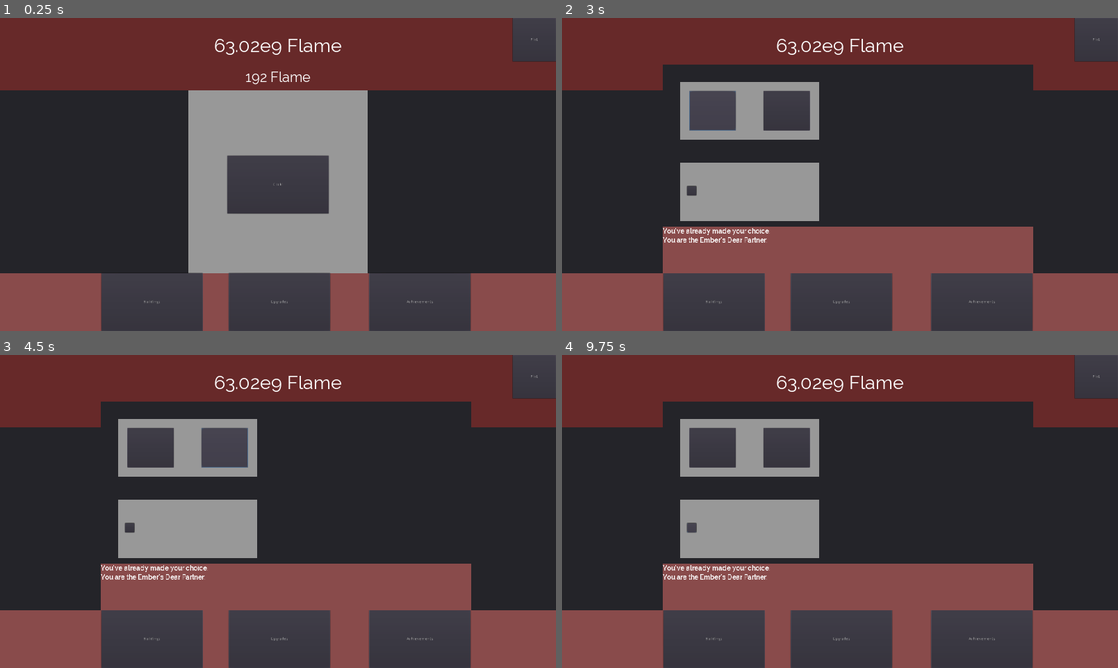
Above: before the commit, frames 1-4 (two rows, left to right).
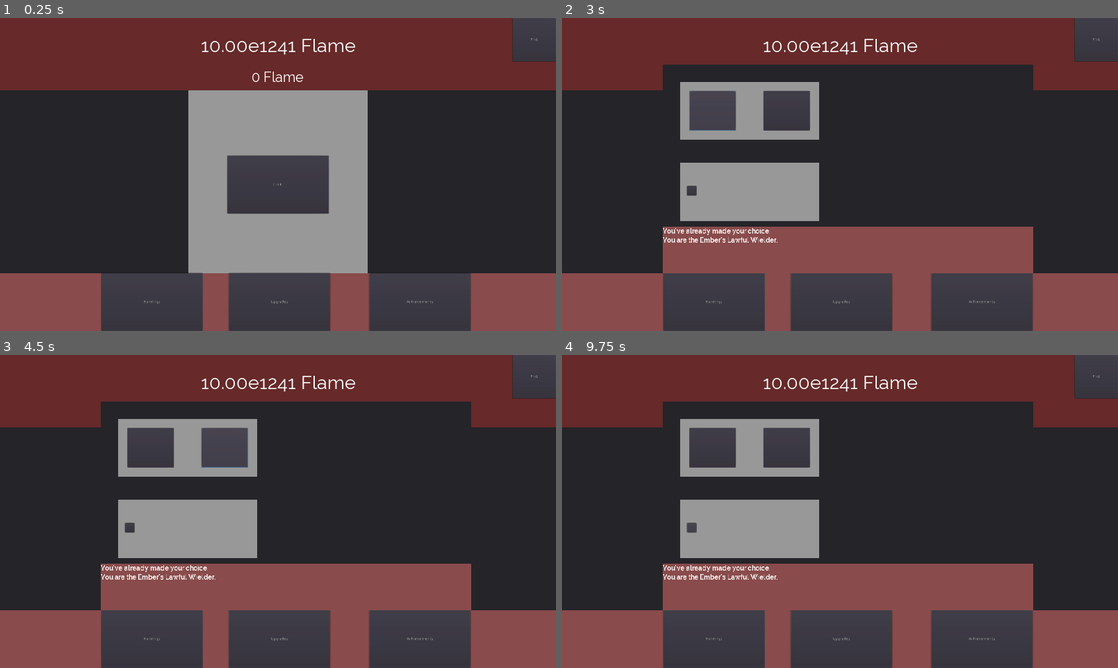
Above: after the commit, the same moments.

Repository: PeaPodsYuu/Ember_Idle
Game: Godot game, scene res://Scenes/Main/MainScreen.tscn
Two runs of this game, one before a commit and one after it. Both use one fixed random seed, a clock stepped at 60 frames per second and the inputs below.
Inputs (mouse positions are in pixels of both pictures, inside the frame that each line leads up to):
- Up to frame 1 (0.25 s): no input
- Up to frame 2 (3 s): click "Plot" at 0.5 s; click "Click!" at 1.25 s; click "Upgrades" at 2 s; click (701, 99) at 2.75 s
- Up to frame 3 (4.5 s): click (172, 436) at 3.5 s; click (205, 436) at 4.25 s
- Up to frame 4 (9.75 s): click (795, 436) at 5 s; click (717, 461) at 5.75 s; click (751, 461) at 6.5 s; click (784, 461) at 7.25 s; click (712, 448) at 8 s; click (784, 448) at 8.75 s; click (689, 527) at 9.5 s

The runs differ from the first frame. In frame 1, 0.7% of the frame differs, in the area x 36-64%, y 6-22%; in frame 2, 0.7%; in frame 3, 0.7%; in frame 4, 0.7%.

Commit message:
Add files via upload

Diff:
--- a/SaveFile.json
+++ b/SaveFile.json
@@ -1 +1 @@
-{"buildings":[["6","47.076426","1"],["0","300","3"],["0","1500","10"],["0","9500","40"],["0","50000","0"],["0","32.1123e5","0"],["0","12.34568e7","0"],["0","10e10","0"]],"choice":"1","clickUpgrades":[["4687.5","1"],["63750","1"],["37.5e4","1"]],"money":"63.018114e9","moneyPerClick":"303","moneyPerSec":"192","permission":"2","realPayouts":["32"," …(111 unchanged characters)…
+{"buildings":[["0","15","1"],["0","300","3"],["0","1500","10"],["0","9500","40"],["0","50000","0"],["0","32.1123e5","0"],["0","50000","0"],["0","32.1123e5","0"],["0","123456789","0"],["0","99999999999","0"]],"choice":"1","clickUpgrades":[["4687.5","1"],["63750","1"],["37.5e4","1"]],"money":"10e1241","moneyPerClick":"111","moneyPerSec":"0","permission":"2","realPayouts":["32"," …(111 unchanged characters)…
--- a/Scenes/Shop/Shop.gd
+++ b/Scenes/Shop/Shop.gd
@@ -1,7 +1,7 @@
 extends Panel
 
 var game_data = {
-	"buildings" : [["0","15","1"],["0","300","3"],["0","1500","10"],["0","9500","40"],["0","50000","0"],["0","3211230","0"],["0","123456789","0"],["0","99999999999","0"]],
+	"buildings" : [["0","15","1"],["0","300","3"],["0","1500","10"],["0","9500","40"],["0","50000","0"],["0","3211230","0"],["0","50000","0"],["0","3211230","0"],["0","123456789","0"],["0","99999999999","0"]],
 	"realPayouts" : ["1","3","10","40"],
 	"permission" : "1"
 }
@@ -27,8 +27,12 @@
 		get_node("Building3").show()
 		get_node("Building4").show()
 		if int(permission) == 2:
-			get_node("Building5").show()
-			get_node("Building6").show()
+			if int(game_data.choice) == 1:
+				get_node("Building5A").show()
+				get_node("Building6A").show()
+			if int(game_data.choice) == 2:
+				get_node("Building5B").show()
+				get_node("Building6B").show()
 			if int(permission) == 3:
 				get_node("Building7").show()
 				get_node("Building8").show()
--- a/Scenes/Shop/Shop.tscn
+++ b/Scenes/Shop/Shop.tscn
@@ -142,59 +142,117 @@
 margin_right = 430.0
 margin_bottom = 175.0
 
-[node name="Building5" type="Panel" parent="."]
-margin_left = 555.0
-margin_top = 275.0
-margin_right = 1035.0
-margin_bottom = 475.0
-custom_styles/panel = SubResource( 1 )
-
-[node name="Icon" type="Panel" parent="Building5"]
-margin_left = 25.0
-margin_top = 25.0
-margin_right = 184.0
-margin_bottom = 175.0
-
-[node name="Price" type="Label" parent="Building5"]
-margin_left = 184.0
-margin_top = 25.0
-margin_right = 480.0
-margin_bottom = 115.0
-custom_fonts/font = SubResource( 3 )
-text = "Building Name"
-align = 1
-valign = 1
-
-[node name="Button" type="Button" parent="Building5"]
-margin_left = 230.0
-margin_top = 115.0
-margin_right = 430.0
-margin_bottom = 175.0
-
-[node name="Building6" type="Panel" parent="."]
+[node name="Building5A" type="Panel" parent="."]
+margin_left = 555.0
+margin_top = 275.0
+margin_right = 1035.0
+margin_bottom = 475.0
+custom_styles/panel = SubResource( 1 )
+
+[node name="Icon" type="Panel" parent="Building5A"]
+margin_left = 25.0
+margin_top = 25.0
+margin_right = 184.0
+margin_bottom = 175.0
+
+[node name="Price" type="Label" parent="Building5A"]
+margin_left = 184.0
+margin_top = 25.0
+margin_right = 480.0
+margin_bottom = 115.0
+custom_fonts/font = SubResource( 3 )
+text = "Building Name"
+align = 1
+valign = 1
+
+[node name="Button" type="Button" parent="Building5A"]
+margin_left = 230.0
+margin_top = 115.0
+margin_right = 430.0
+margin_bottom = 175.0
+
+[node name="Building5B" type="Panel" parent="."]
+margin_left = 555.0
+margin_top = 275.0
+margin_right = 1035.0
+margin_bottom = 475.0
+custom_styles/panel = SubResource( 1 )
+
+[node name="Icon" type="Panel" parent="Building5B"]
+margin_left = 25.0
+margin_top = 25.0
+margin_right = 184.0
+margin_bottom = 175.0
+
+[node name="Price" type="Label" parent="Building5B"]
+margin_left = 184.0
+margin_top = 25.0
+margin_right = 480.0
+margin_bottom = 115.0
+custom_fonts/font = SubResource( 3 )
+text = "Building Name"
+align = 1
+valign = 1
+
+[node name="Button" type="Button" parent="Building5B"]
+margin_left = 230.0
+margin_top = 115.0
+margin_right = 430.0
+margin_bottom = 175.0
+
+[node name="Building6A" type="Panel" parent="."]
 margin_left = 555.0
 margin_top = 475.0
 margin_right = 1035.0
 margin_bottom = 675.0
 custom_styles/panel = SubResource( 1 )
 
-[node name="Icon" type="Panel" parent="Building6"]
-margin_left = 25.0
-margin_top = 25.0
-margin_right = 184.0
-margin_bottom = 175.0
-
-[node name="Price" type="Label" parent="Building6"]
-margin_left = 184.0
-margin_top = 25.0
-margin_right = 480.0
-margin_bottom = 115.0
-custom_fonts/font = SubResource( 3 )
-text = "Building Name"
-align = 1
-valign = 1
-
-[node name="Button" type="Button" parent="Building6"]
+[node name="Icon" type="Panel" parent="Building6A"]
+margin_left = 25.0
+margin_top = 25.0
+margin_right = 184.0
+margin_bottom = 175.0
+
+[node name="Price" type="Label" parent="Building6A"]
+margin_left = 184.0
+margin_top = 25.0
+margin_right = 480.0
+margin_bottom = 115.0
+custom_fonts/font = SubResource( 3 )
+text = "Building Name"
+align = 1
+valign = 1
+
+[node name="Button" type="Button" parent="Building6A"]
+margin_left = 230.0
+margin_top = 115.0
+margin_right = 430.0
+margin_bottom = 175.0
+
+[node name="Building6B" type="Panel" parent="."]
+margin_left = 555.0
+margin_top = 275.0
+margin_right = 1035.0
+margin_bottom = 475.0
+custom_styles/panel = SubResource( 1 )
+
+[node name="Icon" type="Panel" parent="Building6B"]
+margin_left = 25.0
+margin_top = 25.0
+margin_right = 184.0
+margin_bottom = 175.0
+
+[node name="Price" type="Label" parent="Building6B"]
+margin_left = 184.0
+margin_top = 25.0
+margin_right = 480.0
+margin_bottom = 115.0
+custom_fonts/font = SubResource( 3 )
+text = "Building Name"
+align = 1
+valign = 1
+
+[node name="Button" type="Button" parent="Building6B"]
 margin_left = 230.0
 margin_top = 115.0
 margin_right = 430.0
@@ -281,8 +339,10 @@
 [connection signal="pressed" from="Building2/Button" to="." method="_on_Button2_pressed"]
 [connection signal="pressed" from="Building3/Button" to="." method="_on_Button3_pressed"]
 [connection signal="pressed" from="Building4/Button" to="." method="_on_Button4_pressed"]
-[connection signal="pressed" from="Building5/Button" to="." method="_on_Button5_pressed"]
-[connection signal="pressed" from="Building6/Button" to="." method="_on_Button6_pressed"]
+[connection signal="pressed" from="Building5A/Button" to="." method="_on_Button5_pressed"]
+[connection signal="pressed" from="Building5B/Button" to="." method="_on_Button5_pressed"]
+[connection signal="pressed" from="Building6A/Button" to="." method="_on_Button6_pressed"]
+[connection signal="pressed" from="Building6B/Button" to="." method="_on_Button5_pressed"]
 [connection signal="pressed" from="Building7/Button" to="." method="_on_Button7_pressed"]
 [connection signal="pressed" from="Building8/Button" to="." method="_on_Button8_pressed"]
 [connection signal="pressed" from="BottomBar/Main" to="." method="_on_Main_pressed"]
--- a/Scenes/Upgrades/Info Tab.gd
+++ b/Scenes/Upgrades/Info Tab.gd
@@ -37,7 +37,7 @@
 		self.text = "This upgrade has already been bought."
 
 func setChoiceText(index):
-	var choice = get_parent().get_parent().permission
+	var choice = get_parent().get_parent().get_node("First").choice
 	if choice == "0":
 		if index == 0:
 			self.text = "Refine your control over the unwieldy Ember, with plans to lead your people to prosperity.\nFrom now on, you swear that the fire will only grow at your command, rather than on its own.\nThis commitment will cost 10e6 Flame."
--- /dev/null
+++ b/Scenes/Upgrades/Second.gd
@@ -0,0 +1,33 @@
+extends Panel
+
+var game_data = {
+	"upgrades" : [["100","0"],["5000","0"],["25000","0"],["100000","0"]],
+	"clickUpgrades" : [["625","0"],["8500","0"],["50000","0"]],
+}
+
+var upgrades
+var clickUpgrades
+var choice
+var choiceCheck = ["10e6","0"]
+
+func save():
+	if clickUpgrades:
+		game_data.upgrades = upgrades
+		game_data.clickUpgrades = clickUpgrades
+		game_data.choice = choice
+	return game_data
+
+func loadsave(data):
+	game_data = data
+
+
+func _ready():
+	get_tree().root.get_node("/root/MainScreen").loadall()
+	choice = game_data.choice;
+	for node in self.get_children():
+		node.hide()
+
+
+# Called every frame. 'delta' is the elapsed time since the previous frame.
+#func _process(delta):
+#	pass
--- a/Scenes/Upgrades/Upgrades.gd
+++ b/Scenes/Upgrades/Upgrades.gd
@@ -43,10 +43,17 @@
 		if int(permission) >= 2 && int(get_node("First").choice) > 0:
 			get_node("First/Choice").show()
 			get_node("Second").show()
+			if int(get_node("First").choice) == 1:
+				get_node("Second/Choice1").show()
+			if int(get_node("First").choice) == 2:
+				get_node("Second/Choice2").show()
 			if int(permission) >= 3:
 				get_node("Third").show()
 				if int(permission) >= 4:
 					get_node("Secret").show()
+		else:
+			if int(permission) >= 2:
+				get_node("First/Choice").show()
 
 func _on_Main_pressed():
 	self.hide()
@@ -122,10 +129,11 @@
 	if "Click" in section:
 		get_node("BottomBar/Info Tab").setMiscText(section,index)
 		getClick(0,999)
-	if "Choice" in section:
-		pass
 	else:
-		get_node("BottomBar/Info Tab").setText(section,index)
+		if "Choice" in section:
+			pass
+		else:
+			get_node("BottomBar/Info Tab").setText(section,index)
 	get_parent().get_node("Shop").updateValues()
 	updateUI()
 	updatePermission()
--- a/Scenes/Upgrades/Upgrades.tscn
+++ b/Scenes/Upgrades/Upgrades.tscn
@@ -1,8 +1,9 @@
-[gd_scene load_steps=10 format=2]
+[gd_scene load_steps=11 format=2]
 
 [ext_resource path="res://Scenes/Upgrades/First.gd" type="Script" id=1]
 [ext_resource path="res://Scenes/Upgrades/Info Tab.gd" type="Script" id=2]
 [ext_resource path="res://Scenes/Upgrades/Upgrades.gd" type="Script" id=3]
+[ext_resource path="res://Scenes/Upgrades/Second.gd" type="Script" id=4]
 
 [sub_resource type="StyleBoxFlat" id=1]
 
@@ -92,12 +93,13 @@
 margin_right = 560.0
 margin_bottom = 210.0
 
-[node name="Second" type="Panel" parent="."]
+[node name="Second" type="Panel" parent="." groups=["SaveNode"]]
 margin_left = 75.0
 margin_top = 425.0
 margin_right = 675.0
 margin_bottom = 675.0
 custom_styles/panel = SubResource( 1 )
+script = ExtResource( 4 )
 
 [node name="Choice1" type="Panel" parent="Second"]
 margin_right = 600.0
